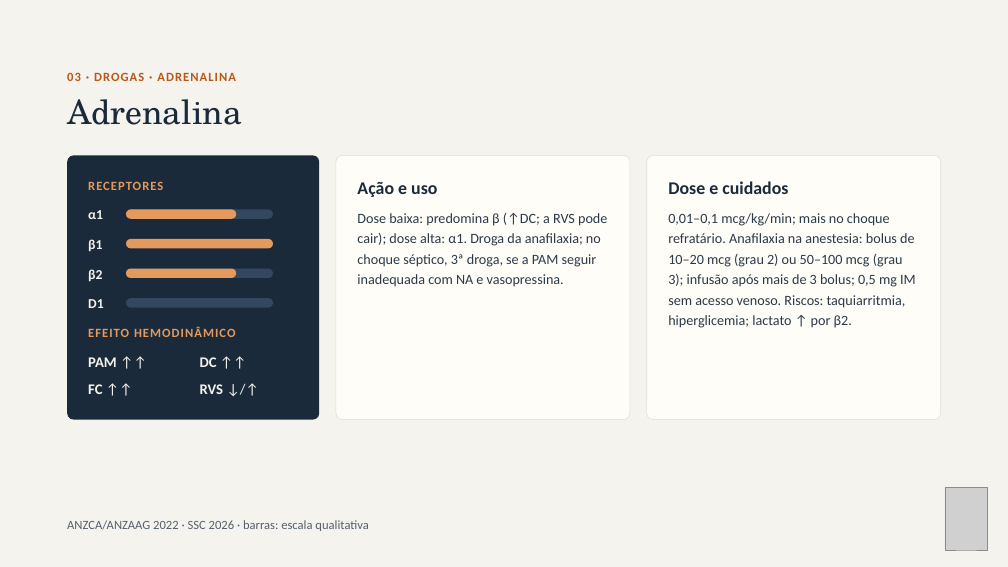
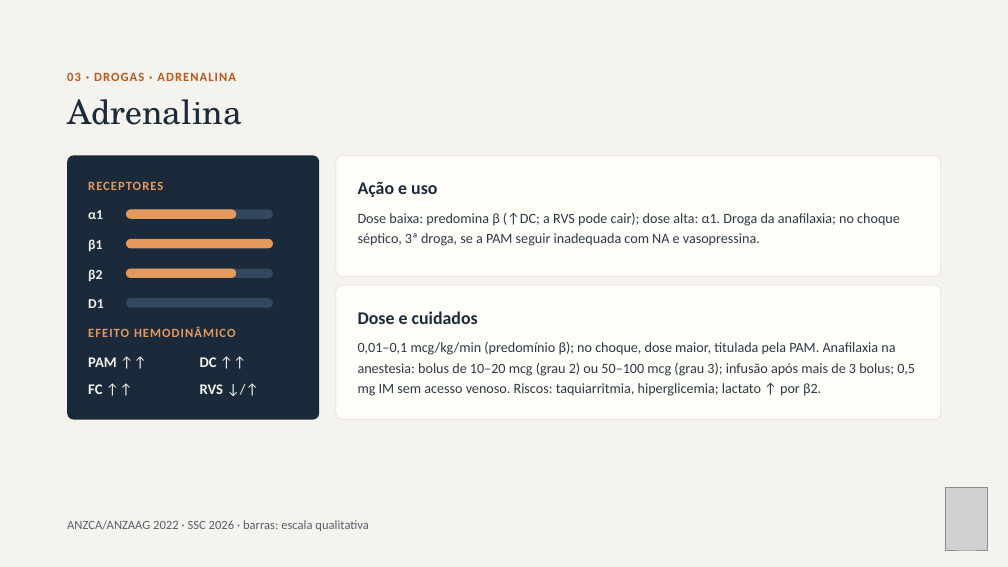
Before and after one commit to brunomoraesdubois-bit/Bruno, a slide deck: slide 7 of apresentacao/Aminas_Vasoativas.pptx. Drawn at 1008x567 pixels with LibreOffice and Linux fonts; fonts in the diff are those of the drawing; grey boxes stand for pictures. Boxes give left, top, right and bottom in pixels: in the first picture for what was removed or moved away, otherwise in the second. Text is boxed around its words. In the diff, an @@ line names an element or a change of style, - is before the commit and + after.

```diff
--- a/apresentacao/Aminas_Vasoativas.pptx
+++ b/apresentacao/Aminas_Vasoativas.pptx
@@ rounded rectangle at (336, 156, 941, 277): proportions changed @@
@@ rounded rectangle: place and size @@
-rounded rectangle at (336, 156, 630, 420)
+rounded rectangle at (336, 156, 941, 277)
@@ text "Dose baixa: predomina β (↑DC; ..." rewrapped from (357, 213, 607, 287) to (358, 213, 900, 246) @@
@@ rounded rectangle: place and size @@
-rounded rectangle at (647, 156, 941, 420)
+rounded rectangle at (336, 285, 941, 420)
@@ rounded rectangle at (336, 285, 941, 420): proportions changed @@
@@ text "Dose e cuidados": place and size @@
-text "Dose e cuidados" at (668, 181, 788, 194)
+text "Dose e cuidados" at (358, 311, 478, 324)
@@ text at (358, 342, 915, 396): text changed @@
-0,01–0,1 mcg/kg/min; mais no choque refratário. Anafilaxia na anestesia: bolus de 10–20 mcg (grau 2) ou 50–100 mcg (grau 3); infusão após mais de 3 bolus; 0,5 mg IM sem acesso venoso. Riscos: taquiarritmia, hiperglicemia; lactato ↑ por β2.
+0,01–0,1 mcg/kg/min (predomínio β); no choque, dose maior, titulada pela PAM. Anafilaxia na anestesia: bolus de 10–20 mcg (grau 2) ou 50–100 mcg (grau 3); infusão após mais de 3 bolus; 0,5 mg IM sem acesso venoso. Riscos: taquiarritmia, hiperglicemia; lactato ↑ por β2.
```
Also in this commit, not shown: 22 other slides changed, 44 other files.
